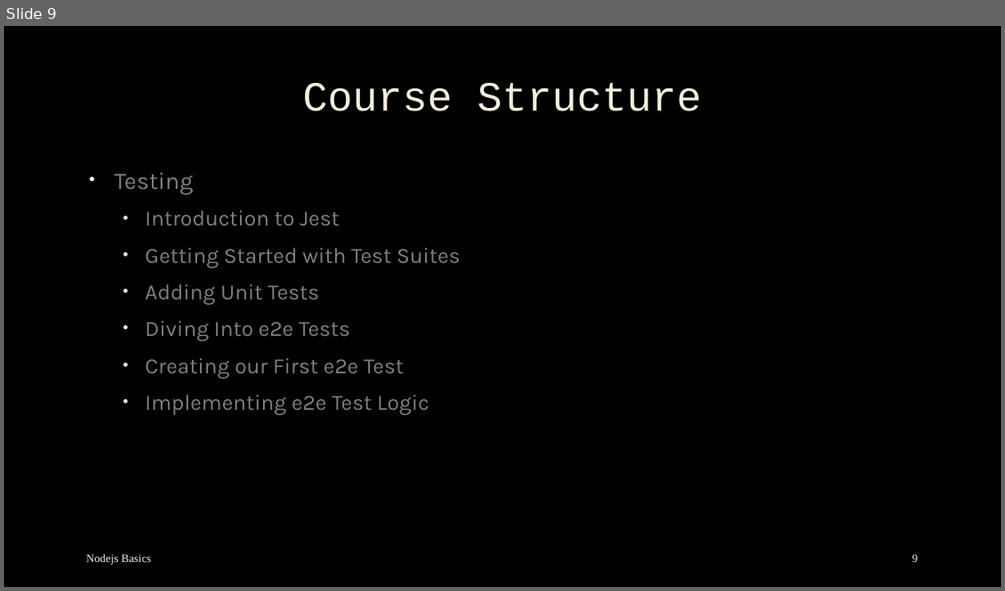
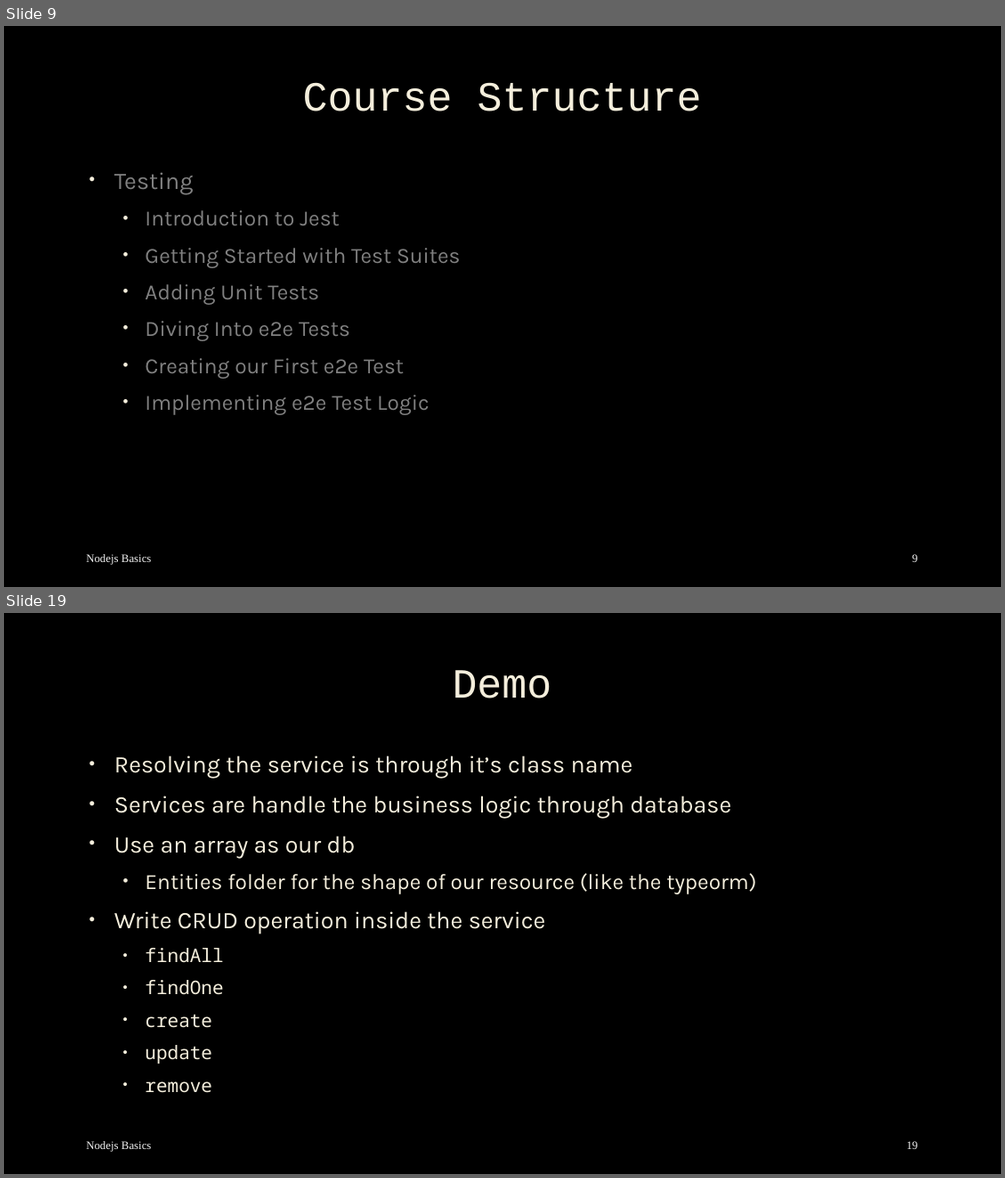
Before and after one commit to mostafa8026/nestjs-course, a slide deck: nestjs/nestjs-01.pptx. Shown one above the other, each under a label of ours: slide 9 before the commit, slides 9 and 19 after it; the slides between them are not shown. The pictures are 1005x591 and 1005x1178 pixels, drawn with LibreOffice and Linux fonts; fonts in the diff are those of the drawing; background and template pictures are left out. Boxes give left, top, right and bottom in pixels: in the first picture for what was removed or moved away, otherwise in the second. Text is boxed around its words. In the diff, an @@ line names an element or a change of style, - is before the commit and + after.

```diff
--- a/nestjs/nestjs-01.pptx
+++ b/nestjs/nestjs-01.pptx
@@ slide 19 added at (x1=4, y1=613, x2=1001, y2=1174), background picture (left out) @@
@@ title added at (x1=453, y1=670, x2=552, y2=698), 40 pt, text #F4EEDC @@
+Demo
@@ text added at (x1=114, y1=755, x2=756, y2=1093), 23 pt, text #F4EEDC @@
+• Resolving the service is through it’s class name
+• Services are handle the business logic through database
+• Use an array as our db
+  • Entities folder for the shape of our resource (like the typeorm)
+• Write CRUD operation inside the service
+  • findAll
+  • findOne
+  • create
+  • update
+  • remove
@@ text added at (x1=86, y1=1141, x2=152, y2=1151), 11 pt, text #F2F2F2 @@
+Nodejs Basics
@@ page number added at (x1=906, y1=1141, x2=918, y2=1149), 11 pt, text #F2F2F2 @@
+19
```
Also in this commit, not shown: 2 slides changed, 17 other slides added, 16 other files.
